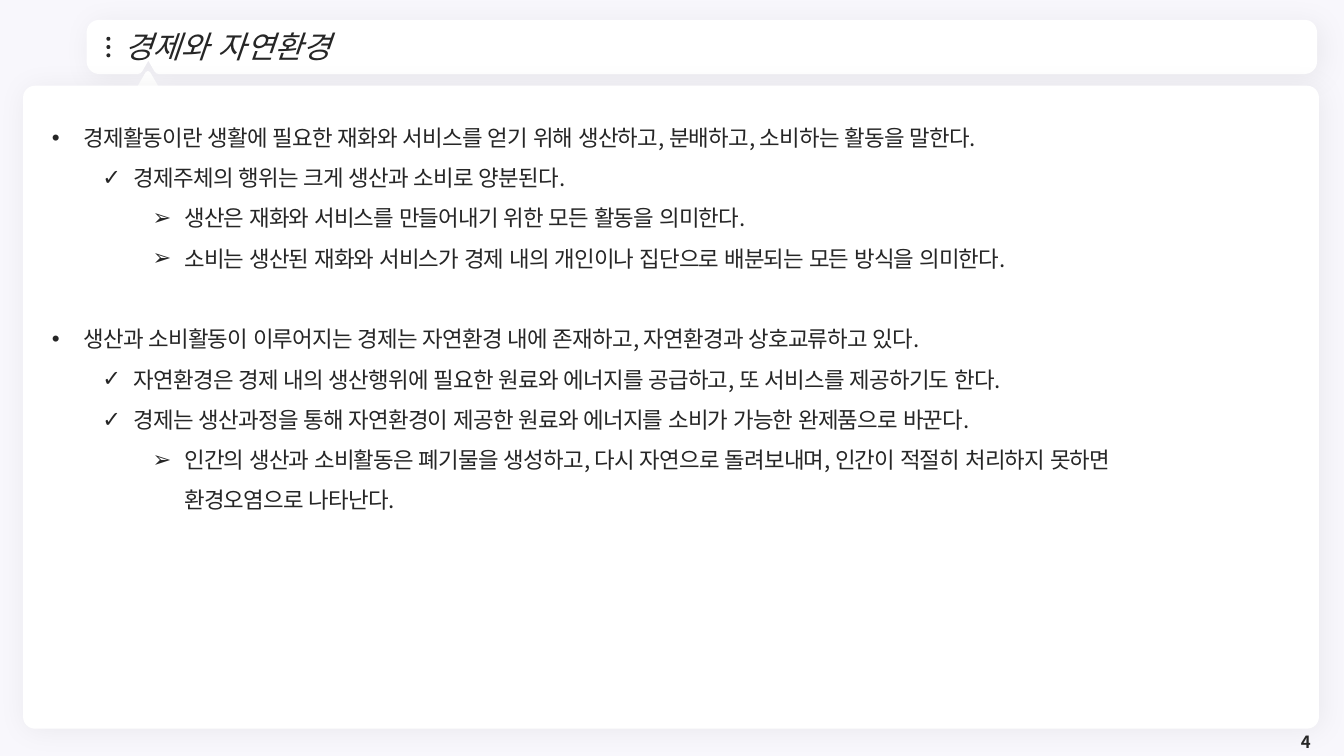
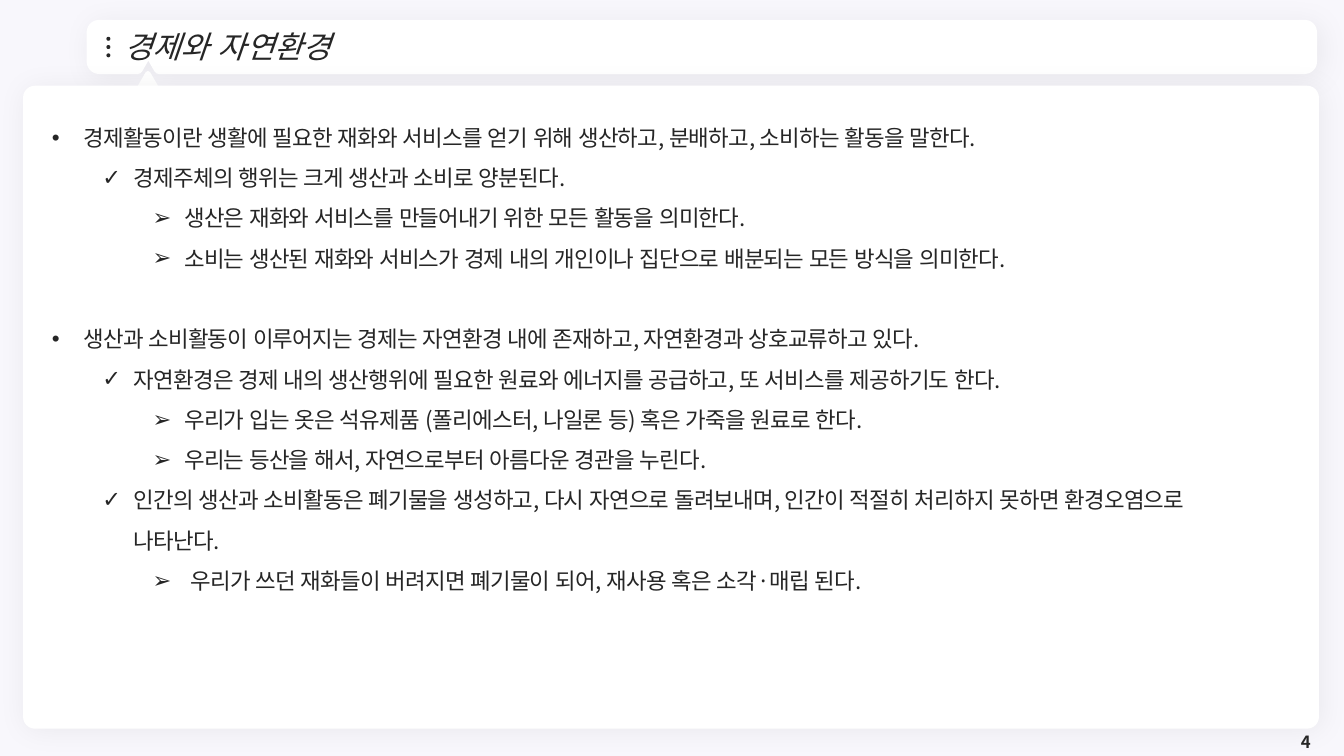
Before and after one commit to meandthey/Teaching, a slide deck: slide 4 of 환경경제학/2026-1/환경경제학_Chapter_02.pptx. Drawn at 1344x756 pixels with LibreOffice and Linux fonts; fonts in the diff are those of the drawing; background and template pictures are left out. Boxes give left, top, right and bottom in pixels: in the first picture for what was removed or moved away, otherwise in the second. Text is boxed around its words. In the diff, an @@ line names an element or a change of style, - is before the commit and + after.

```diff
--- a/환경경제학/2026-1/환경경제학_Chapter_02.pptx
+++ b/환경경제학/2026-1/환경경제학_Chapter_02.pptx
@@ text at (184, 409, 863, 472): text changed @@
-  ✓ 경제는 생산과정을 통해 자연환경이 제공한 원료와 에너지를 소비가 가능한 완제품으로 바꾼다.
+    ➢ 우리가 입는 옷은 석유제품 (폴리에스터, 나일론 등) 혹은 가죽을 원료로 한다.
+    ➢ 우리는 등산을 해서, 자연으로부터 아름다운 경관을 누린다.
@@ text at (134, 489, 1185, 551): bullet ➢ to ✓; list level 3 to 2 in "인간의 생산과 소비활동은 폐기물을 생성하고, ..." @@
@@ text at (190, 570, 862, 593): paragraph added @@
+    ➢ 우리가 쓰던 재화들이 버려지면 폐기물이 되어, 재사용 혹은 소각·매립 된다.
```
Also in this commit, not shown: 1 other slide changed, 3 other files.
